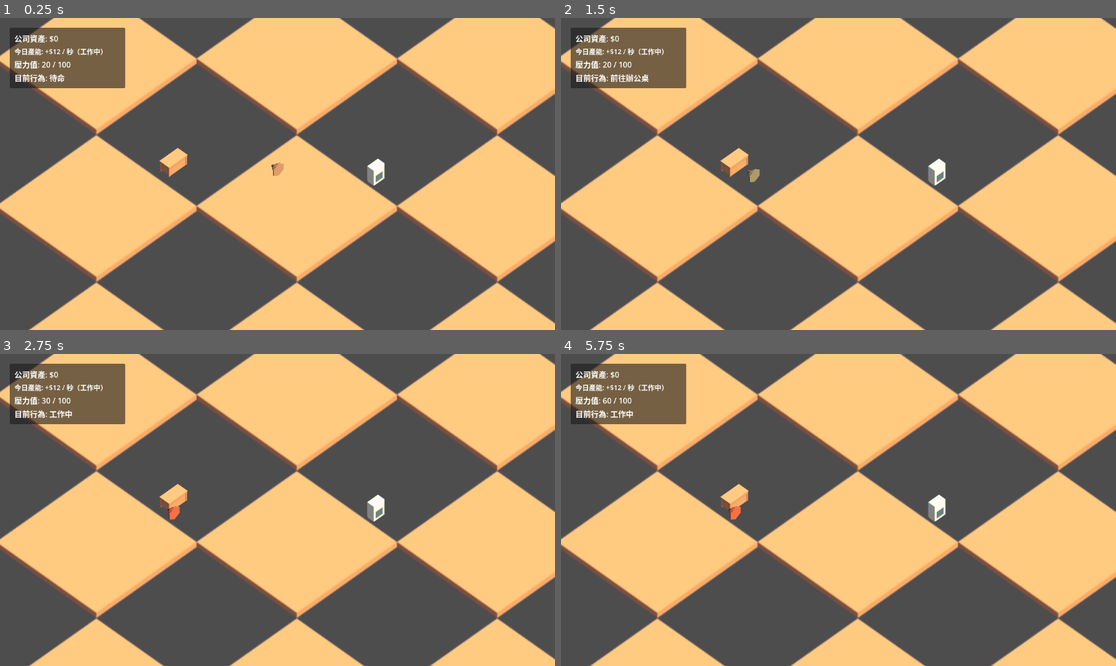
Above: before the commit, frames 1-4 (two rows, left to right).
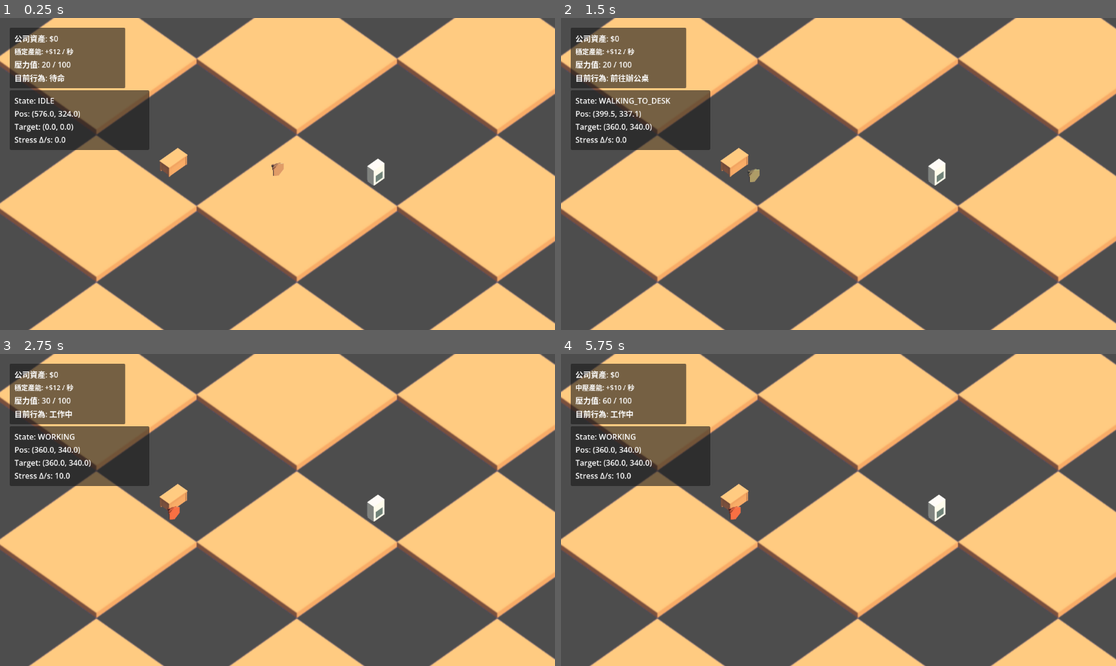
Above: after the commit, the same moments.

Repository: michaelchang-jpg/cs-tycoon
Game: Godot game, scene res://scenes/main.tscn
Two runs of this game, one before a commit and one after it. Both use one fixed random seed, a clock stepped at 60 frames per second and the inputs below.
Inputs:
- Up to frame 1 (0.25 s): no input
- Up to frame 2 (1.5 s): tap Enter at 0.5 s
- Up to frame 3 (2.75 s): tap Space at 2 s
- Up to frame 4 (5.75 s): tap Enter at 2.75, 4.25 s; tap Space at 3.5, 5 s

The runs differ from the first frame. In frame 1, 4.8% of the frame differs, in the area x 1-27%, y 9-43%; in frame 2, 4.8%; in frame 3, 4.8%; in frame 4, 4.8%.

Commit message:
chore: add debug tooling and phase-2 scaffolding
Reduce dependency on repeated manual verification by adding:\n- configurable behavior parameters in employee loop\n- debug overlay for state/position/target/stress-rate\n- phase-2 scaffolding (EmployeeStats + JobGenerator)\n- reusable test flow, asset naming guide, and tech debt list\n\nCo-Authored-By: Dorothy <dorothy@openclaw.ai>

Diff:
--- a/scenes/main.tscn
+++ b/scenes/main.tscn
@@ -8,6 +8,7 @@
 [ext_resource type="Texture2D" uid="uid://asset_bear" path="res://assets/kenney_furniture-kit/Isometric/bear_NE.png" id="6_bear"]
 [ext_resource type="Script" path="res://scripts/water_cooler.gd" id="7_cooler_script"]
 [ext_resource type="Texture2D" path="res://assets/kenney_furniture-kit/Isometric/kitchenFridgeSmall_NE.png" id="8_cooler_tex"]
+[ext_resource type="Script" path="res://scripts/debug_overlay.gd" id="9_debug"]
 
 [sub_resource type="RectangleShape2D" id="RectangleShape2D_employee"]
 size = Vector2(40, 40)
@@ -122,3 +123,39 @@
 [node name="ActionLabel" type="Label" parent="UI/Control/PanelContainer/MarginContainer/VBoxContainer"]
 layout_mode = 2
 text = "目前行為: 待命"
+
+[node name="DebugOverlay" type="CanvasLayer" parent="."]
+script = ExtResource("9_debug")
+target_path = NodePath("../World/Entities/Employee")
+
+[node name="PanelContainer" type="PanelContainer" parent="DebugOverlay"]
+offset_left = 20.0
+offset_top = 150.0
+offset_right = 310.0
+offset_bottom = 260.0
+
+[node name="MarginContainer" type="MarginContainer" parent="DebugOverlay/PanelContainer"]
+layout_mode = 2
+theme_override_constants/margin_left = 10
+theme_override_constants/margin_top = 10
+theme_override_constants/margin_right = 10
+theme_override_constants/margin_bottom = 10
+
+[node name="VBoxContainer" type="VBoxContainer" parent="DebugOverlay/PanelContainer/MarginContainer"]
+layout_mode = 2
+
+[node name="StateLabel" type="Label" parent="DebugOverlay/PanelContainer/MarginContainer/VBoxContainer"]
+layout_mode = 2
+text = "State: --"
+
+[node name="PosLabel" type="Label" parent="DebugOverlay/PanelContainer/MarginContainer/VBoxContainer"]
+layout_mode = 2
+text = "Pos: --"
+
+[node name="TargetLabel" type="Label" parent="DebugOverlay/PanelContainer/MarginContainer/VBoxContainer"]
+layout_mode = 2
+text = "Target: --"
+
+[node name="StressRateLabel" type="Label" parent="DebugOverlay/PanelContainer/MarginContainer/VBoxContainer"]
+layout_mode = 2
+text = "Stress Δ/s: --"
--- /dev/null
+++ b/scripts/debug_overlay.gd
@@ -0,0 +1,60 @@
+extends CanvasLayer
+
+@export var enabled: bool = true
+@export var target_path: NodePath
+
+@onready var panel: PanelContainer = $PanelContainer
+@onready var state_label: Label = $PanelContainer/MarginContainer/VBoxContainer/StateLabel
+@onready var pos_label: Label = $PanelContainer/MarginContainer/VBoxContainer/PosLabel
+@onready var target_label: Label = $PanelContainer/MarginContainer/VBoxContainer/TargetLabel
+@onready var stress_rate_label: Label = $PanelContainer/MarginContainer/VBoxContainer/StressRateLabel
+
+var target: Employee
+
+func _ready() -> void:
+	if target_path != NodePath():
+		target = get_node_or_null(target_path)
+	_apply_enabled()
+
+func _process(_delta: float) -> void:
+	if not enabled:
+		return
+	if target == null:
+		target = get_node_or_null(target_path)
+		if target == null:
+			return
+
+	state_label.text = "State: %s" % _state_to_text(target.current_state)
+	pos_label.text = "Pos: (%.1f, %.1f)" % [target.global_position.x, target.global_position.y]
+	target_label.text = "Target: (%.1f, %.1f)" % [target.target_position.x, target.target_position.y]
+
+	var rate := 0.0
+	if target.current_state == Employee.State.WORKING:
+		rate = target.stress_increase_per_sec
+	elif target.current_state == Employee.State.DRINKING:
+		rate = -target.stress_reduce_per_sec
+	stress_rate_label.text = "Stress Δ/s: %.1f" % rate
+
+func _input(event: InputEvent) -> void:
+	if event.is_action_pressed("ui_debug_toggle"):
+		enabled = not enabled
+		_apply_enabled()
+
+func _apply_enabled() -> void:
+	if panel:
+		panel.visible = enabled
+
+func _state_to_text(s: int) -> String:
+	match s:
+		Employee.State.IDLE:
+			return "IDLE"
+		Employee.State.WALKING_TO_DESK:
+			return "WALKING_TO_DESK"
+		Employee.State.WORKING:
+			return "WORKING"
+		Employee.State.WALKING_TO_COOLER:
+			return "WALKING_TO_COOLER"
+		Employee.State.DRINKING:
+			return "DRINKING"
+		_:
+			return "UNKNOWN"
--- a/scripts/employee.gd
+++ b/scripts/employee.gd
@@ -9,6 +9,11 @@
 @export var walkable_bounds: Rect2 = Rect2(140, 140, 860, 380)
 @export var stress_increase_per_sec: float = 10.0
 @export var stress_reduce_per_sec: float = 18.0
+@export var stress_to_drink_threshold: float = 65.0
+@export var work_duration_min: float = 3.0
+@export var work_duration_max: float = 5.0
+@export var drink_duration_min: float = 2.0
+@export var drink_duration_max: float = 4.0
 
 var current_state: State = State.IDLE
 var target_position: Vector2 = Vector2.ZERO
@@ -45,7 +50,7 @@
 	if current_state != State.IDLE:
 		return
 
-	if stress >= 65.0:
+	if stress >= stress_to_drink_threshold:
 		_enter_state(State.WALKING_TO_COOLER)
 	else:
 		_enter_state(State.WALKING_TO_DESK)
@@ -66,7 +71,7 @@
 			velocity = Vector2.ZERO
 			state_changed.emit("工作中")
 			sprite.modulate = Color(1.0, 0.65, 0.65)
-			state_timer.start(randf_range(3.0, 5.0))
+			state_timer.start(randf_range(work_duration_min, work_duration_max))
 		State.WALKING_TO_COOLER:
 			target_position = cooler_position
 			state_changed.emit("前往飲水機")
@@ -75,7 +80,7 @@
 			velocity = Vector2.ZERO
 			state_changed.emit("喝水中")
 			sprite.modulate = Color(0.6, 1.0, 0.6)
-			state_timer.start(randf_range(2.0, 4.0))
+			state_timer.start(randf_range(drink_duration_min, drink_duration_max))
 
 func _handle_movement() -> void:
 	var direction := target_position - global_position
--- a/scripts/game_manager.gd
+++ b/scripts/game_manager.gd
@@ -9,15 +9,20 @@
 @onready var stress_label: Label = $UI/Control/PanelContainer/MarginContainer/VBoxContainer/StressLabel
 @onready var action_label: Label = $UI/Control/PanelContainer/MarginContainer/VBoxContainer/ActionLabel
 
+@onready var job_generator: JobGenerator = JobGenerator.new()
+var stats: EmployeeStats = EmployeeStats.new()
+
 var total_money: int = 0
 var action_cooldown: float = 0.0
 
 func _ready() -> void:
 	randomize()
+	add_child(job_generator)
 	employee.setup_points(desk.get_chair_global_position(), water_cooler.get_stand_global_position())
 	employee.stress_changed.connect(_on_stress_changed)
 	employee.state_changed.connect(_on_state_changed)
-	_update_money(0)
+	stats.stress = employee.stress
+	_update_money(0.0)
 	_on_stress_changed(employee.stress)
 	_on_state_changed("待命")
 
@@ -31,14 +36,16 @@
 		action_cooldown = 0.0
 
 	if employee.current_state == Employee.State.WORKING:
-		_update_money(delta * 12)
+		var income := job_generator.get_income_per_second(employee.stress)
+		_update_money(delta * income)
 
 func _update_money(add_amount: float) -> void:
 	total_money += int(add_amount)
 	money_label.text = "公司資產: $%d" % total_money
-	ticket_label.text = "今日產能: +$12 / 秒（工作中）"
+	ticket_label.text = job_generator.get_label(employee.stress)
 
 func _on_stress_changed(value: float) -> void:
+	stats.stress = value
 	stress_label.text = "壓力值: %d / 100" % int(value)
 
 func _on_state_changed(text: String) -> void:
--- /dev/null
+++ b/scripts/job_generator.gd
@@ -0,0 +1,16 @@
+class_name JobGenerator
+extends Node
+
+func get_income_per_second(stress: float) -> float:
+	if stress >= 85.0:
+		return 8.0
+	if stress >= 60.0:
+		return 10.0
+	return 12.0
+
+func get_label(stress: float) -> String:
+	if stress >= 85.0:
+		return "高壓產能: +$8 / 秒"
+	if stress >= 60.0:
+		return "中壓產能: +$10 / 秒"
+	return "穩定產能: +$12 / 秒"
--- /dev/null
+++ b/scripts/stats.gd
@@ -0,0 +1,17 @@
+class_name EmployeeStats
+extends Resource
+
+@export var eq: float = 50.0
+@export var knowledge: float = 50.0
+@export var stress: float = 20.0
+
+func clamp_all() -> void:
+	eq = clamp(eq, 0.0, 100.0)
+	knowledge = clamp(knowledge, 0.0, 100.0)
+	stress = clamp(stress, 0.0, 100.0)
+
+func apply_work_tick(delta: float, stress_rate: float) -> void:
+	stress = clamp(stress + stress_rate * delta, 0.0, 100.0)
+
+func apply_rest_tick(delta: float, recover_rate: float) -> void:
+	stress = clamp(stress - recover_rate * delta, 0.0, 100.0)
Not shown: 1 places in scenes/main.tscn that only renumber resources
Not shown, added: ASSET_NAMING.md
Not shown, changed: DEVLOG.md
Not shown, added: PLAN.md
Not shown, added: TECH_DEBT.md
Not shown, added: TEST_FLOW.md
